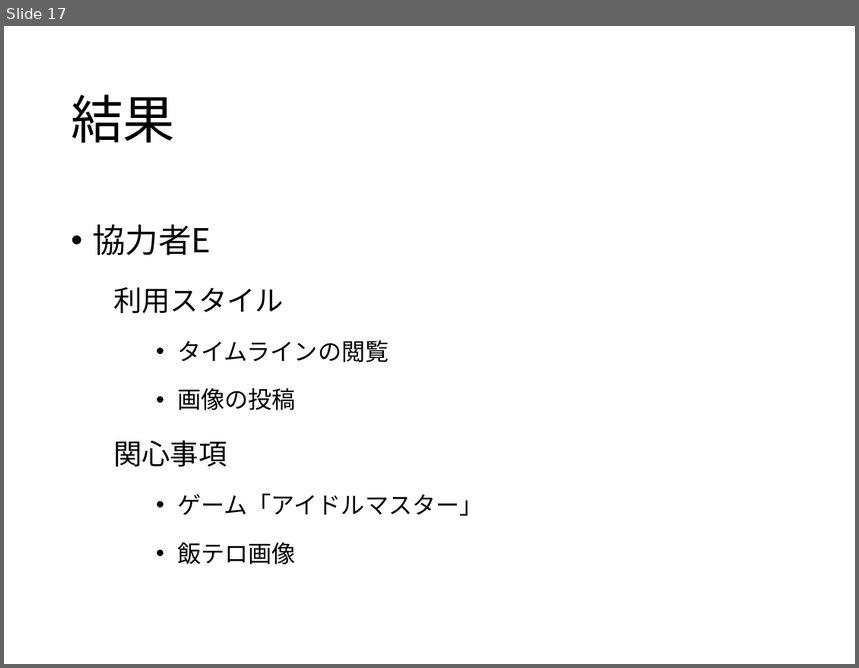
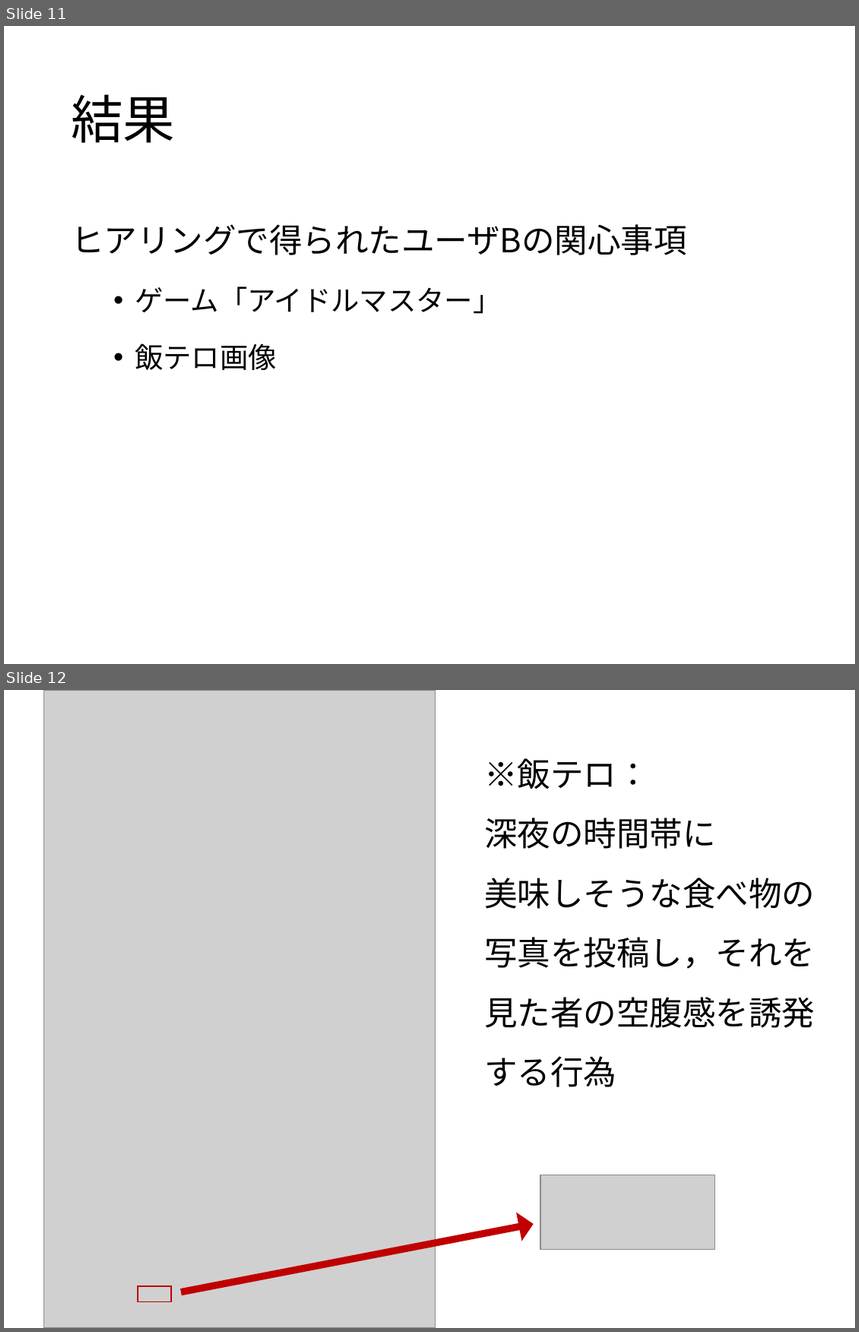
Before and after one commit to keimatsui/kadai, a slide deck: 卒業論文/2014/吉野聡志/最終発表/最終発表スライド.pptx. Shown one above the other, each under a label of ours: slide 17 before the commit, slides 11 and 12 after it. The pictures are 859x668 and 859x1332 pixels, drawn with LibreOffice and Linux fonts; fonts in the diff are those of the drawing; grey boxes stand for pictures. Boxes give left, top, right and bottom in pixels: in the first picture for what was removed or moved away, otherwise in the second. Text is boxed around its words. In the diff, an @@ line names an element or a change of style, - is before the commit and + after.

Commit message:
最終発表スライド提出

```diff
--- a/卒業論文/2014/吉野聡志/最終発表/最終発表スライド.pptx
+++ b/卒業論文/2014/吉野聡志/最終発表/最終発表スライド.pptx
@@ slide 12 added at [4,690,855,1328], background #FFFFFF @@
@@ picture added at [44,690,436,1328] @@
@@ text added at [484,758,815,1087], 28 pt, text #000000 @@
+※飯テロ：
+深夜の時間帯に 美味しそうな食べ物の写真を投稿し，それを見た者の空腹感を誘発する行為
@@ picture added at [541,1175,715,1250] @@
@@ up arrow added at [179,1212,534,1306], fill #C00000, outline #C00000 1 pt @@
@@ rectangle added at [138,1287,171,1303], outline #C00000 1 pt @@
@@ what was slide 17 is now slide 11 @@
@@ slide 11 changed as well @@
@@ text at [71,224,687,256]: text changed; size 20 to 28 pt @@
-• 協力者E
-  利用スタイル
-    • タイムラインの閲覧
-    • 画像の投稿
-  関心事項
+ヒアリングで得られたユーザBの関心事項
@@ text at [135,287,501,370]: size 20 to 24 pt in "ゲーム「アイドルマスター」", "飯テロ画像"; list level 3 to 2 in "ゲーム「アイドルマスター」"; list level 3 to 2 in "飯テロ画像" @@
```
Also in this commit, not shown: 13 other slides changed, 2 other slides added, 6 slides removed.
